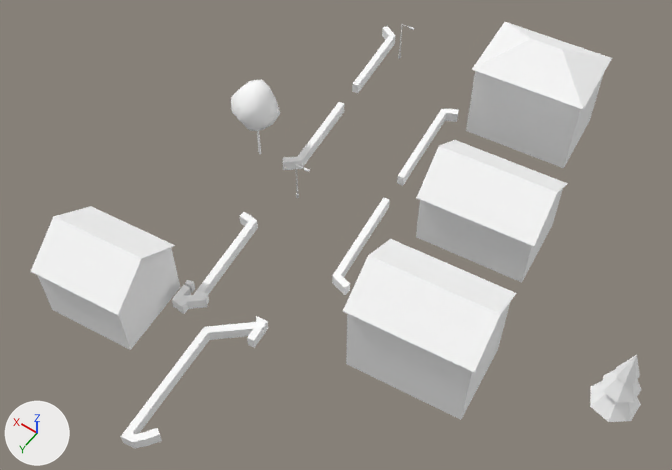
Two versions of the glTF model cities/arlov-borggatan/pack/tiles/c-11_8.glb, one commit apart.
Before and after are seen from a 50 mm lens placed at (-657.0, 568.6, 86.1), pointed at (-621.4, 518.7, 7.7). The lights are fixed; the arrows at lower left show +X, +Y and +Z. The picture after the commit comes second. Where no turn or scale is listed for an object, it has been applied to the vertices. Vertices at exactly the same position are counted once.

The scene before the commit, as lines of its bpy script (objects in view):
```python
ob_sm_building_w208846784 = bpy.data.objects.new('SM_Building_w208846784', me_sm_building_w208846784)
ob_sm_building_w208846784.location = (-620.29, 510.73, 7.91)
ob_sm_building_w208846788 = bpy.data.objects.new('SM_Building_w208846788', me_sm_building_w208846788)
ob_sm_building_w208846788.location = (-620.46, 528.97, 11.78)
ob_sm_trees__11_8 = bpy.data.objects.new('SM_Trees_-11_8', me_sm_trees__11_8)
ob_sm_trees__11_8.location = (-628.55, 513.15, 7.44)
# also in view: 'SM_Building_w208846644' at (-632.2, 504.5, 7.0); 'SM_Wall_Hedge_-11_8' at (-613.9, 514.9, 2.2); 'SM_Building_w208846822' at (-604.0, 535.7, 10.2)
```
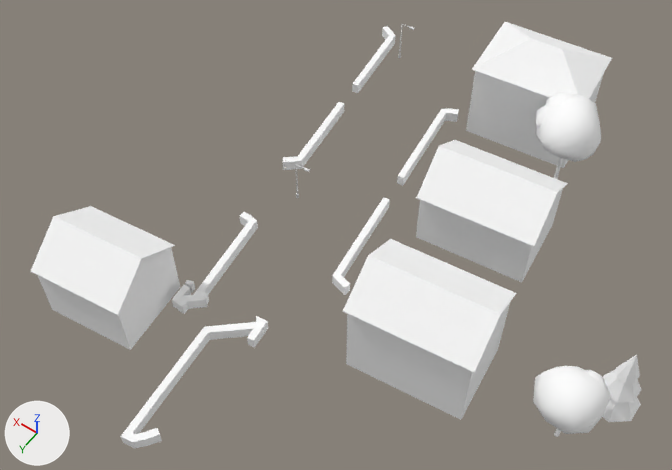
The newer file is also turned or shifted as a whole; pictures and numbers use the older file's frame.

The change in detail:
me_sm_trees__11_8 is used by ob_sm_trees__11_8; location (-628.55, 513.15, 7.44).
me_sm_trees__11_8 had 174 vertices, 285 faces and spanned x -27.6..27.6, y -6.1..6.1, z -5.9..5.9.
me_sm_trees__11_8 now has 312 vertices, 537 faces and spans x -27.6..-2.5, y -23.9..12.5, z -5.7..7.0.
me_sm_trees__11_8 part 1: the loose piece of 12 vertices spanning x 24.8..25.2, y -3.5..-3.1, z -5.9..-0.9 is scaled about its middle by (1.32, 1.31, 0.921), then moved by (-47.3, 12.8, 0.0).
me_sm_trees__11_8 part 2: the loose piece of 12 vertices spanning x -25.5..-25.1, y 3.4..3.8, z -5.7..-3.6 is copied, and the copy is scaled about its middle by (1.18, 1.18, 2.69), then moved by (18.6, -23.8, 1.7); it spans x -7.0..-6.5, y -20.4..-20.0, z -5.7..-0.3.
me_sm_trees__11_8 part 3: a new loose piece of 42 vertices spanning x -25.4..-18.5, y 6.1..12.5, z -1.1..5.0, in mat_m_leaf (white #ffffff).
me_sm_trees__11_8 part 4: a new loose piece of 42 vertices spanning x -24.9..-21.1, y 6.5..10.2, z 1.1..4.1, in mat_m_leaf (white #ffffff).
me_sm_trees__11_8 part 5: a new loose piece of 42 vertices spanning x -10.5..-2.8, y -23.9..-16.4, z -0.6..7.0, in mat_m_leaf (white #ffffff).
me_sm_trees__11_8 part 6: a new loose piece of 42 vertices spanning x -6.6..-2.5, y -22.2..-18.3, z 2.0..5.2, in mat_m_leaf (white #ffffff).
me_sm_trees__11_8 part 7: a new loose piece of 42 vertices spanning x -7.5..-2.9, y -23.6..-19.4, z 2.6..6.0, in mat_m_leaf (white #ffffff).
me_sm_trees__11_8 part 8: the loose piece of 42 vertices spanning x 22.5..27.6, y -6.1..-0.3, z -1.4..5.9 is deleted.
me_sm_trees__11_8 part 9: the loose piece of 42 vertices spanning x 22.3..25.8, y -5.3..-1.9, z 1.0..3.6 is deleted.
Other edits to the shape of me_sm_trees__11_8 do not show in these pictures.

What differs and where, as boxes [x1, y1, x2, y2] in the pictures (672 x 470 px; the box of a moved part takes in the faces that stretch with it):
'SM_Trees_-11_8', reshaped (73% narrower): before [231, 79, 641, 422]; after [533, 93, 641, 437]
part 1 of me_sm_trees__11_8, moved or reshaped: before [257, 130, 261, 154]; after [554, 429, 561, 437]
part 2 of me_sm_trees__11_8, added (mostly hidden): after [554, 158, 563, 179]
part 3 of me_sm_trees__11_8, added: after [533, 366, 611, 434]
part 4 of me_sm_trees__11_8, added (mostly hidden): after [585, 370, 606, 389]
part 5 of me_sm_trees__11_8, added: after [536, 94, 601, 162]
part 6 of me_sm_trees__11_8, added (mostly hidden): after [536, 105, 548, 127]
part 7 of me_sm_trees__11_8, added: after [546, 93, 574, 107]
part 8 of me_sm_trees__11_8, deleted: before [231, 79, 280, 131]
part 9 of me_sm_trees__11_8, deleted (mostly hidden): before [268, 107, 278, 120]
